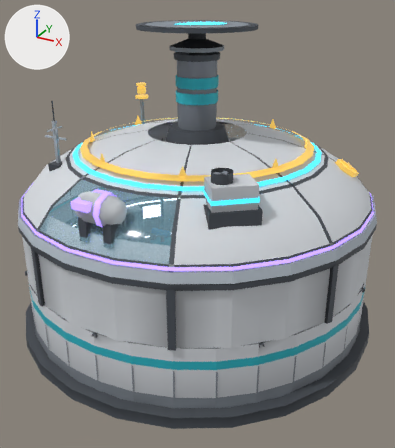
One commit to the glTF model assets/models/oxygen_plant_s_far.glb: the scene before it, then after it.
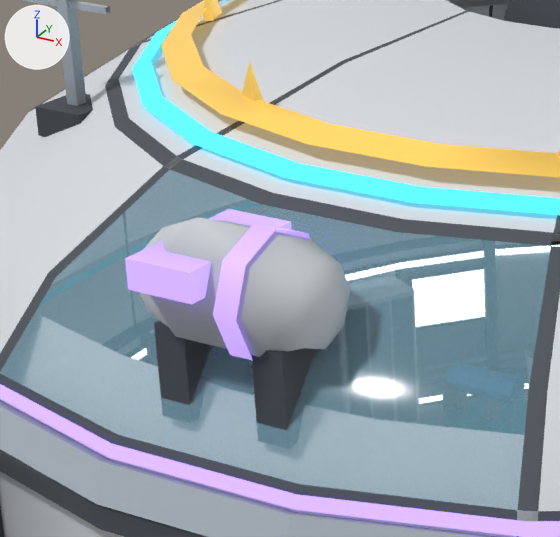
The first picture shows the older version from a 50 mm lens placed at (5.63, -10.22, 7.16), pointed at (0.2, -0.34, 2.22). The close-ups show the older and then the newer version on the part from 10% to 45% of the width and 31% to 61% of the height of that picture. Only the edits that show in the close-ups are written down. The axes (+X, +Y, +Z) are drawn at upper left. The lights are the same throughout. Vertices at exactly the same position are counted once.

The older version as bpy lines, for what is in view:
```python
me_base = bpy.data.meshes.new('Base')
me_base.from_pydata(...)  # 2957 vertices, 2962 faces; spans x -4.06..4.06, y -4.06..4.06, z -0.2..1.4
# faces by material slot: [2792, 170]
me_base.materials.append(mat_palette_001)
me_base.materials.append(mat_lightstrip_001)
me_l3 = bpy.data.meshes.new('L3')
me_l3.from_pydata(...)  # 143 vertices, 140 faces; spans x -2.66..2.66, y -2.85..2.66, z 3.42..4.3
# faces by material slot: [56, 84]
me_l3.materials.append(mat_l3band_001)
me_l3.materials.append(mat_palette_001)
me_l4_001 = bpy.data.meshes.new('L4.001')
me_l4_001.from_pydata(...)  # 177 vertices, 204 faces; spans x -3.81..3.81, y -3.81..3.81, z 2.89..4.5
# faces by material slot: [84, 120]
me_l4_001.materials.append(mat_l4band_001)
me_l4_001.materials.append(mat_palette_001)
ob_base = bpy.data.objects.new('Base', me_base)
ob_base.location = (0.0, 0.0, 0.0)
ob_l3 = bpy.data.objects.new('L3', me_l3)
ob_l3.location = (0.0, 0.0, 0.0)
ob_l4 = bpy.data.objects.new('L4', me_l4_001)
ob_l4.location = (0.0, 0.0, 0.0)
# also in view: 'L5' at (0.38, 0.0, 4.13); 'Interior' at (-0.01, 0.22, 1.12); 'L2' at (0.0, 0.0, 3.85); 'Roof' at (0.0, 0.0, 3.91)
```
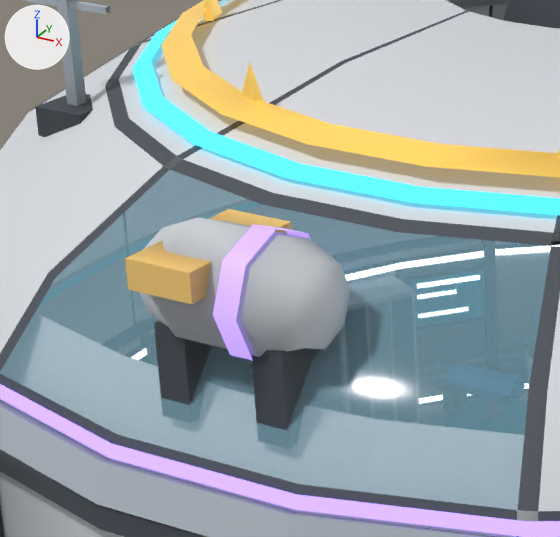
What changed in the scene script:
```text
Add mat_floor:
    mat_floor = bpy.data.materials.new('Floor')
    mat_floor.use_nodes = True; mat_floor.node_tree.nodes.clear()
    _N = mat_floor.node_tree.nodes; _L = mat_floor.node_tree.links
    n0 = _N.new('ShaderNodeBsdfPrincipled'); n0.name = 'Principled BSDF'
    n0.inputs[2].default_value = 0.65  # 'Roughness'
    n1 = _N.new('ShaderNodeOutputMaterial'); n1.name = 'Material Output'
    n2 = _N.new('ShaderNodeVertexColor'); n2.name = 'Color Attribute'
    _L.new(n0.outputs[0], n1.inputs[0])  # 'BSDF' to 'Surface'
    _L.new(n2.outputs[0], n0.inputs[0])  # 'Color' to 'Base Color'
Change me_base:
    where me_base.from_pydata(...)  # 2957 vertices, 2962 faces; spans x -4.06..4.06, y -4.06..4.06, z -0.2..1.4
    used by ob_base; location = (0.0, 0.0, 0.0)
    me_base part 1: 16 faces spanning x -3.63..3.54, y -3.31..2.98, z 0.62..1.17 switch from mat_lightstrip_001 to mat_palette_001
    add me_base.materials.append(mat_floor)
Change me_l4_001:
    where me_l4_001.from_pydata(...)  # 177 vertices, 204 faces; spans x -3.81..3.81, y -3.81..3.81, z 2.89..4.5
    used by ob_l4; location = (0.0, 0.0, 0.0)
    me_l4_001 part 2: 16 faces spanning x -0.33..0.01, y -3.77..-3.08, z 3.7..3.84 switch from mat_l4band_001 to mat_palette_001
```

What differs and where, as boxes (x1, y1, x2, y2) in the close-ups (560 x 537 px):
part 1 of me_base, recoloured (white to cyan): (412, 269, 485, 327) in both
part 2 of me_l4_001, recoloured (purple to beige): (125, 209, 292, 304) in both
